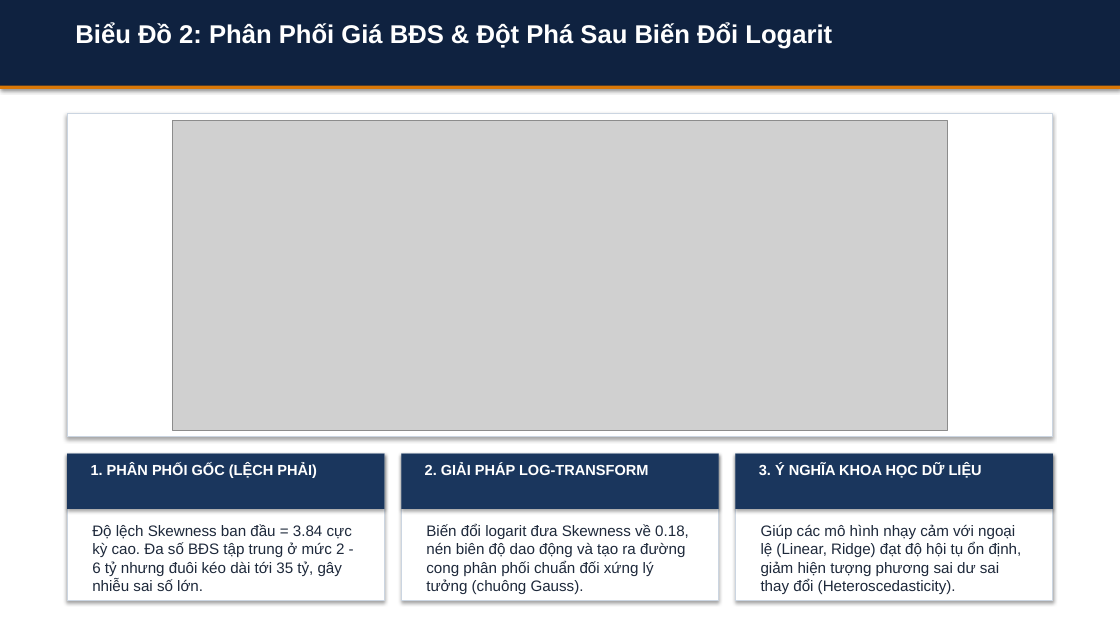
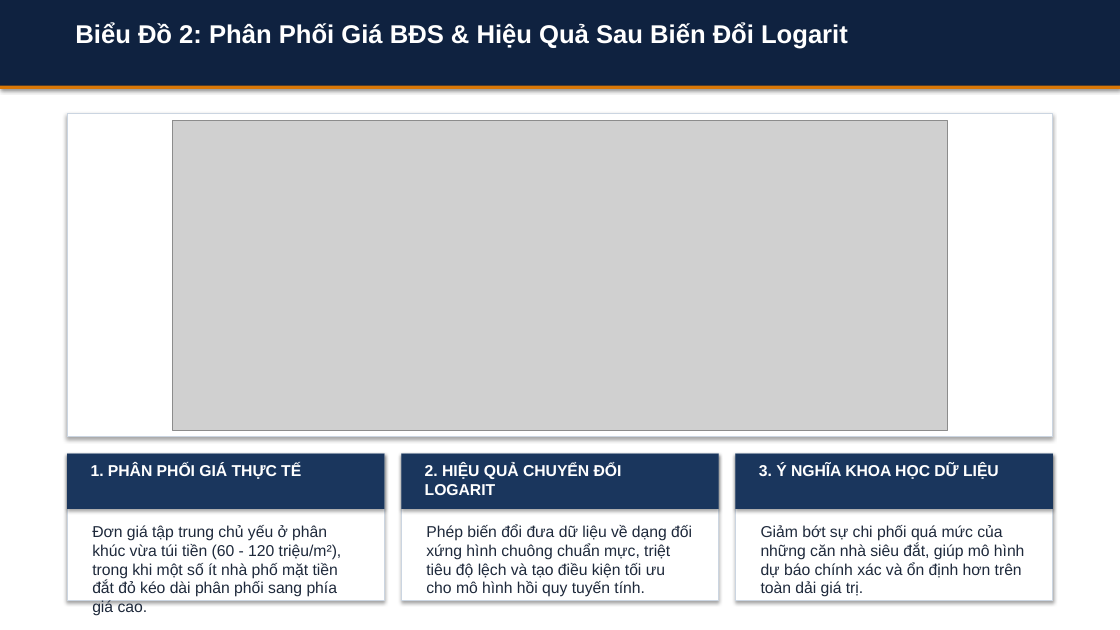
Before and after one commit to HoangLongNguyen-322007/bds_khdl, a slide deck: slide 8 of BAO_CAO_TIEN_DO_SLIDES.pptx. Drawn at 1120x630 pixels with LibreOffice and Linux fonts; fonts in the diff are those of the drawing; grey boxes stand for pictures. Boxes give left, top, right and bottom in pixels: in the first picture for what was removed or moved away, otherwise in the second. Text is boxed around its words. In the diff, an @@ line names an element or a change of style, - is before the commit and + after.

```diff
--- a/BAO_CAO_TIEN_DO_SLIDES.pptx
+++ b/BAO_CAO_TIEN_DO_SLIDES.pptx
@@ text at [75,22,848,49]: text changed @@
-Biểu Đồ 2: Phân Phối Giá BĐS & Đột Phá Sau Biến Đổi Logarit
+Biểu Đồ 2: Phân Phối Giá BĐS & Hiệu Quả Sau Biến Đổi Logarit
@@ text at [91,464,301,479]: text changed; size 12.5 to 13.5 pt @@
-1. PHÂN PHỐI GỐC (LỆCH PHẢI)
+1. PHÂN PHỐI GIÁ THỰC TẾ
@@ text at [425,464,622,495]: text changed; size 12.5 to 13.5 pt @@
-2. GIẢI PHÁP LOG-TRANSFORM
+2. HIỆU QUẢ CHUYỂN ĐỔI LOGARIT
@@ text "3. Ý NGHĨA KHOA HỌC ..." at [759,464,999,479]: size 12.5 to 13.5 pt @@
@@ text at [92,525,342,597]: text changed; size 13 to 13.5 pt @@
-Độ lệch Skewness ban đầu = 3.84 cực kỳ cao. Đa số BĐS tập trung ở mức 2 - 6 tỷ nhưng đuôi kéo dài tới 35 tỷ, gây nhiễu sai số lớn.
+Đơn giá tập trung chủ yếu ở phân khúc vừa túi tiền (60 - 120 triệu/m²), trong khi một số ít nhà phố mặt tiền đắt đỏ kéo dài phân phối sang phía giá cao.
@@ text at [426,524,692,597]: text changed; size 13 to 13.5 pt @@
-Biến đổi logarit đưa Skewness về 0.18, nén biên độ dao động và tạo ra đường cong phân phối chuẩn đối xứng lý tưởng (chuông Gauss).
+Phép biến đổi đưa dữ liệu về dạng đối xứng hình chuông chuẩn mực, triệt tiêu độ lệch và tạo điều kiện tối ưu cho mô hình hồi quy tuyến tính.
@@ text at [761,525,1025,597]: text changed; size 13 to 13.5 pt @@
-Giúp các mô hình nhạy cảm với ngoại lệ (Linear, Ridge) đạt độ hội tụ ổn định, giảm hiện tượng phương sai dư sai thay đổi (Heteroscedasticity).
+Giảm bớt sự chi phối quá mức của những căn nhà siêu đắt, giúp mô hình dự báo chính xác và ổn định hơn trên toàn dải giá trị.
```
Also in this commit, not shown: 22 other slides changed, 7 other files.
